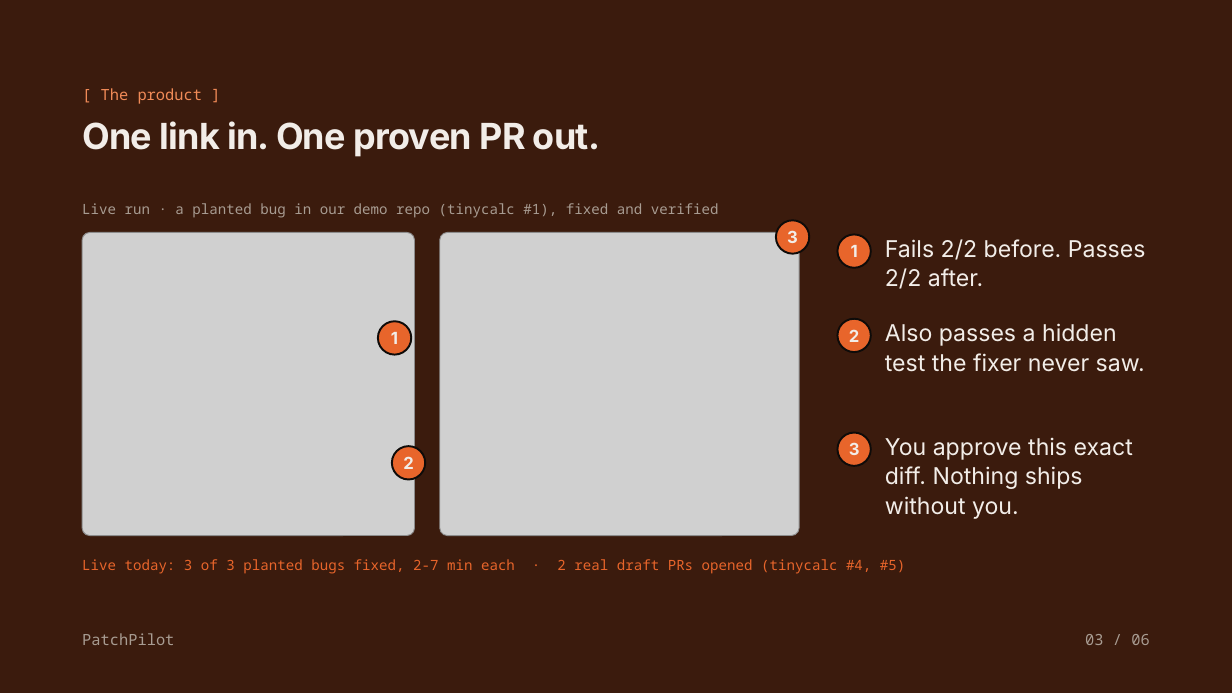
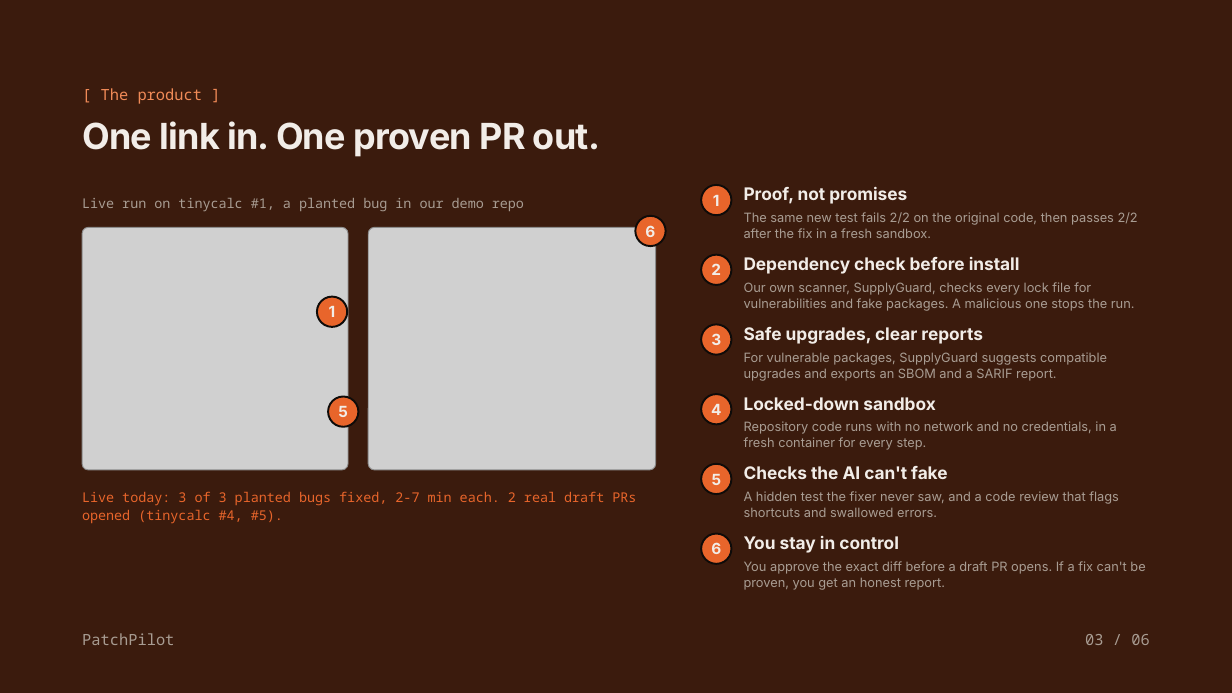
Before and after one commit to Niranjan-cyber/patchpilot, a slide deck: slide 3 of docs/pitch/PatchPilot_final.pptx. Drawn at 1232x693 pixels with LibreOffice and Linux fonts; fonts in the diff are those of the drawing; grey boxes stand for pictures; background and template pictures are left out. Boxes give left, top, right and bottom in pixels: in the first picture for what was removed or moved away, otherwise in the second. Text is boxed around its words. In the diff, an @@ line names an element or a change of style, - is before the commit and + after.

```diff
--- a/docs/pitch/PatchPilot_final.pptx
+++ b/docs/pitch/PatchPilot_final.pptx
@@ text at (82, 198, 524, 211): text changed; size 11 to 10.5 pt @@
-Live run · a planted bug in our demo repo (tinycalc #1), fixed and verified
+Live run on tinycalc #1, a planted bug in our demo repo
@@ ellipse "1": place and size @@
-ellipse "1" at (837, 235, 871, 268)
+ellipse "1" at (701, 185, 732, 215)
@@ text added at (744, 186, 907, 204), 13.5 pt, text #F2EDE8, bold @@
+Proof, not promises
@@ picture: place and size @@
-picture at (82, 233, 415, 536)
+picture at (82, 227, 348, 470)
@@ picture: place and size @@
-picture at (440, 233, 799, 536)
+picture at (369, 227, 656, 470)
@@ ellipse added at (636, 216, 666, 247), fill #E8652B, outline #0E0B09 1.5 pt, 12 pt, text #F2EDE8, bold @@
+6
@@ text at (744, 212, 1138, 238): text changed; size 18 to 10 pt; text colour #F2EDE8 to #A89C92 @@
-Fails 2/2 before. Passes 2/2 after.
+The same new test fails 2/2 on the original code, then passes 2/2 after the fix in a fresh sandbox.
@@ ellipse "2": place and size @@
-ellipse "2" at (837, 319, 871, 352)
+ellipse "2" at (701, 255, 732, 286)
@@ text added at (744, 257, 1020, 274), 13.5 pt, text #F2EDE8, bold @@
+Dependency check before install
@@ ellipse "1": place and size @@
-ellipse "1" at (378, 322, 411, 355)
+ellipse "1" at (317, 297, 348, 327)
@@ text added at (744, 282, 1135, 311), 10 pt, text #A89C92 @@
+Our own scanner, SupplyGuard, checks every lock file for vulnerabilities and fake packages. A malicious one stops the run.
@@ size 13 to 12 pt; line spacing 15.6pt to 14.4pt in 4 elements at (317, 297, 348, 327), (701, 185, 732, 215), (701, 255, 732, 286), (701, 324, 732, 355) @@
@@ ellipse "3": place and size @@
-ellipse "3" at (776, 220, 810, 253)
+ellipse "3" at (701, 324, 732, 355)
@@ text added at (744, 327, 983, 344), 13.5 pt, text #F2EDE8, bold @@
+Safe upgrades, clear reports
@@ text removed at (885, 323, 1145, 372) @@
-Also passes a hidden test the fixer never saw.
@@ text added at (744, 352, 1107, 381), 10 pt, text #A89C92 @@
+For vulnerable packages, SupplyGuard suggests compatible upgrades and exports an SBOM and a SARIF report.
@@ ellipse "5": place and size @@
-ellipse "5" at (392, 446, 425, 480)
+ellipse "5" at (328, 396, 359, 427)
@@ text in ellipse at (338, 406, 348, 417): text changed; size 13 to 12 pt @@
-2
+5
@@ ellipse added at (701, 395, 732, 425), fill #E8652B, outline #0E0B09 1.5 pt, 12 pt, text #F2EDE8, bold @@
+4
@@ text added at (744, 397, 935, 410), 13.5 pt, text #F2EDE8, bold @@
+Locked-down sandbox
@@ text added at (744, 421, 1117, 450), 10 pt, text #A89C92 @@
+Repository code runs with no network and no credentials, in a fresh container for every step.
@@ ellipse removed at (837, 433, 871, 466) @@
-3
@@ text removed at (885, 438, 1133, 519) @@
-You approve this exact diff. Nothing ships without you.
@@ ellipse added at (701, 464, 732, 494), fill #E8652B, outline #0E0B09 1.5 pt, 12 pt, text #F2EDE8, bold @@
+5
@@ text added at (744, 466, 947, 479), 13.5 pt, text #F2EDE8, bold @@
+Checks the AI can't fake
@@ text at (82, 491, 636, 524): text changed; size 11 to 10.5 pt @@
-Live today: 3 of 3 planted bugs fixed, 2-7 min each · 2 real draft PRs opened (tinycalc #4, #5)
+Live today: 3 of 3 planted bugs fixed, 2-7 min each. 2 real draft PRs opened (tinycalc #4, #5).
@@ text added at (744, 491, 1119, 517), 10 pt, text #A89C92 @@
+A hidden test the fixer never saw, and a code review that flags shortcuts and swallowed errors.
@@ ellipse added at (701, 533, 732, 564), fill #E8652B, outline #0E0B09 1.5 pt, 12 pt, text #F2EDE8, bold @@
+6
@@ text added at (744, 536, 899, 553), 13.5 pt, text #F2EDE8, bold @@
+You stay in control
@@ text added at (744, 561, 1145, 590), 10 pt, text #A89C92 @@
+You approve the exact diff before a draft PR opens. If a fix can't be proven, you get an honest report.
```
Also in this commit, not shown: 1 other file.
